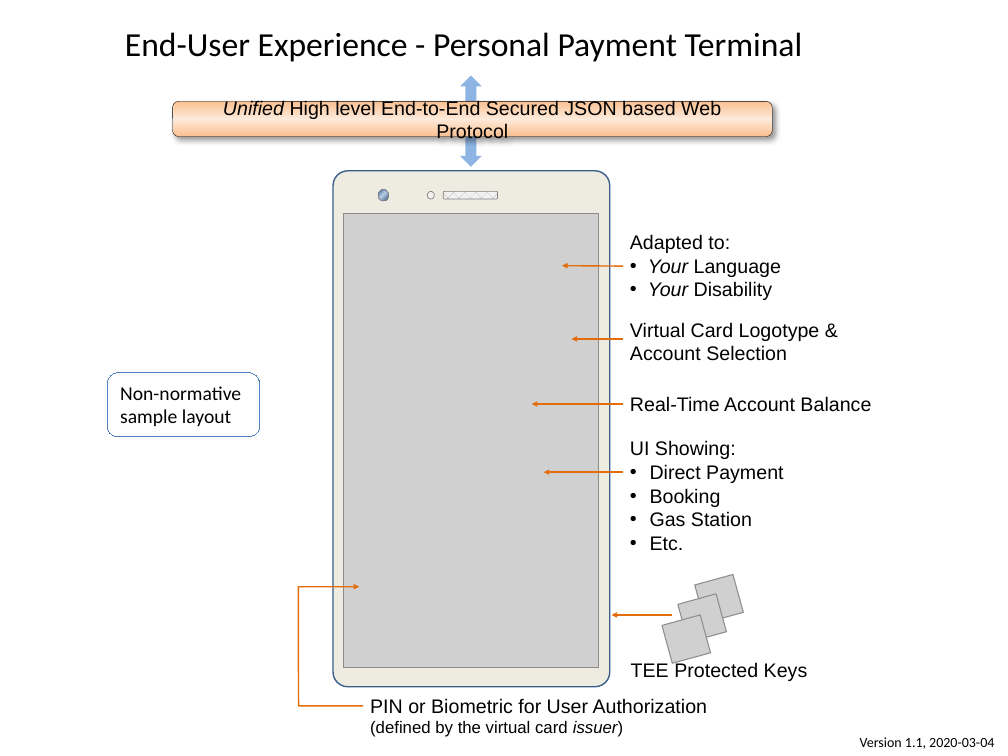
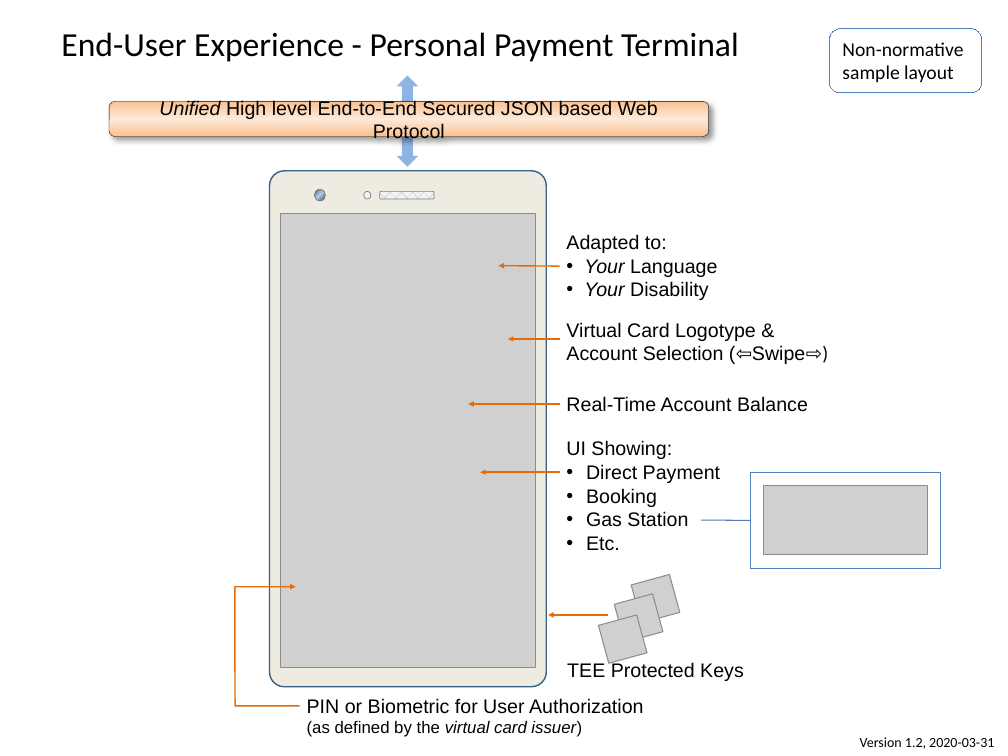
Before and after one commit to cyberphone/openbankingwallet, a slide deck: slide 2 of open-banking-wallet.pptx. Drawn at 1008x756 pixels with LibreOffice and Linux fonts; fonts in the diff are those of the drawing; grey boxes stand for pictures; background and template pictures are left out. Boxes give left, top, right and bottom in pixels: in the first picture for what was removed or moved away, otherwise in the second. Text is boxed around its words. In the diff, an @@ line names an element or a change of style, - is before the commit and + after.

```diff
--- a/open-banking-wallet.pptx
+++ b/open-banking-wallet.pptx
@@ rounded rectangle "Non-normative sample layout" moved from (x1=107, y1=373, x2=259, y2=436) to (x1=830, y1=29, x2=982, y2=93) @@
@@ 5 texts, 5 arrows, 4 pictures, 3 rounded rectangles, 2 ellipses, 1 up down arrow, 1 freeform shape moved together from (x1=125, y1=32, x2=871, y2=706) to (x1=61, y1=32, x2=808, y2=706) @@
@@ text at (x1=566, y1=322, x2=805, y2=364): text changed @@
-Virtual Card Logotype &
-Account Selection
+Virtual Card Logotype &
+Account Selection (⇦Swipe⇨)
@@ rectangle added at (x1=750, y1=472, x2=940, y2=569), outline #4F81BD 0.75 pt @@
@@ picture added at (x1=763, y1=486, x2=927, y2=554) @@
@@ line added from (701, 520) to (750, 520), #4B7EBC 0.75 pt @@
@@ text at (x1=307, y1=698, x2=644, y2=737): text changed @@
-PIN or Biometric for User Authorization
-(defined by the virtual card issuer)
+PIN or Biometric for User Authorization
+(as defined by the virtual card issuer)
@@ text at (x1=860, y1=737, x2=994, y2=749): text changed @@
-Version 1.1, 2020-03-04
+Version 1.2, 2020-03-31
```
Also in this commit, not shown: 1 other slide changed, 1 other file.
